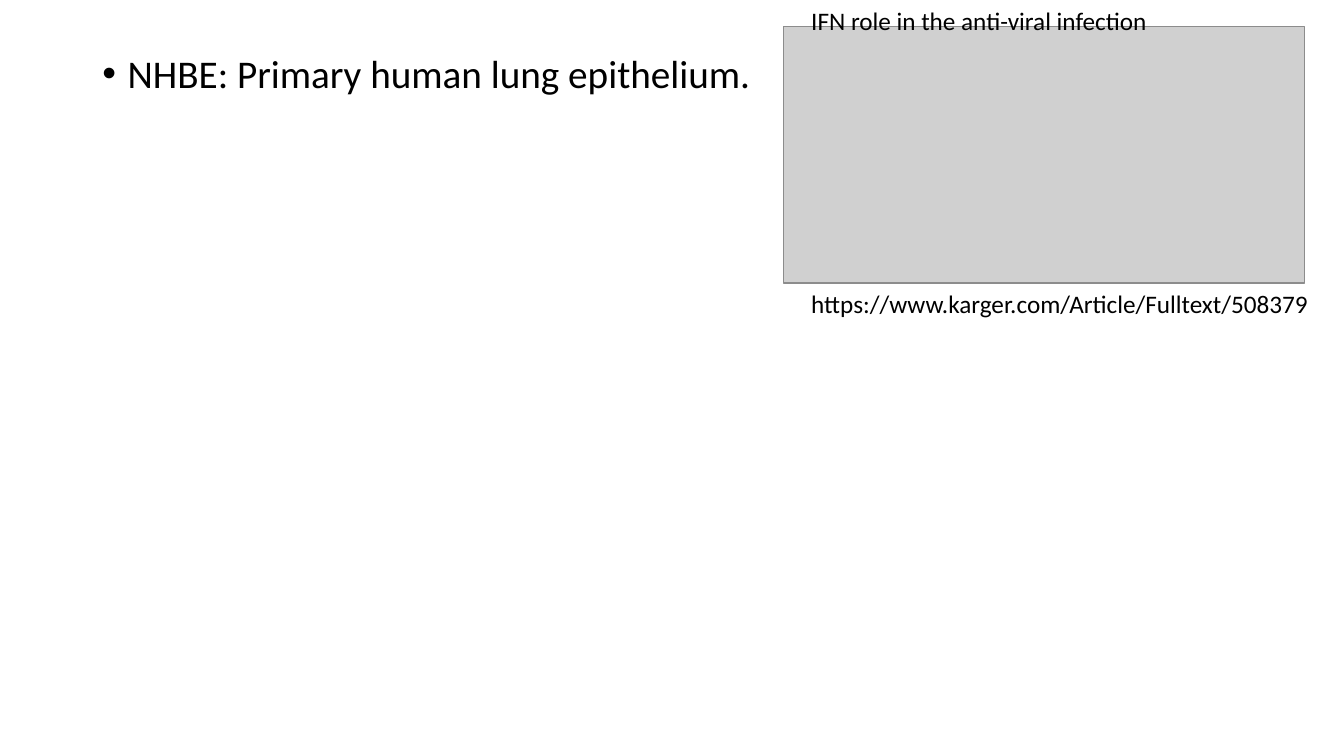
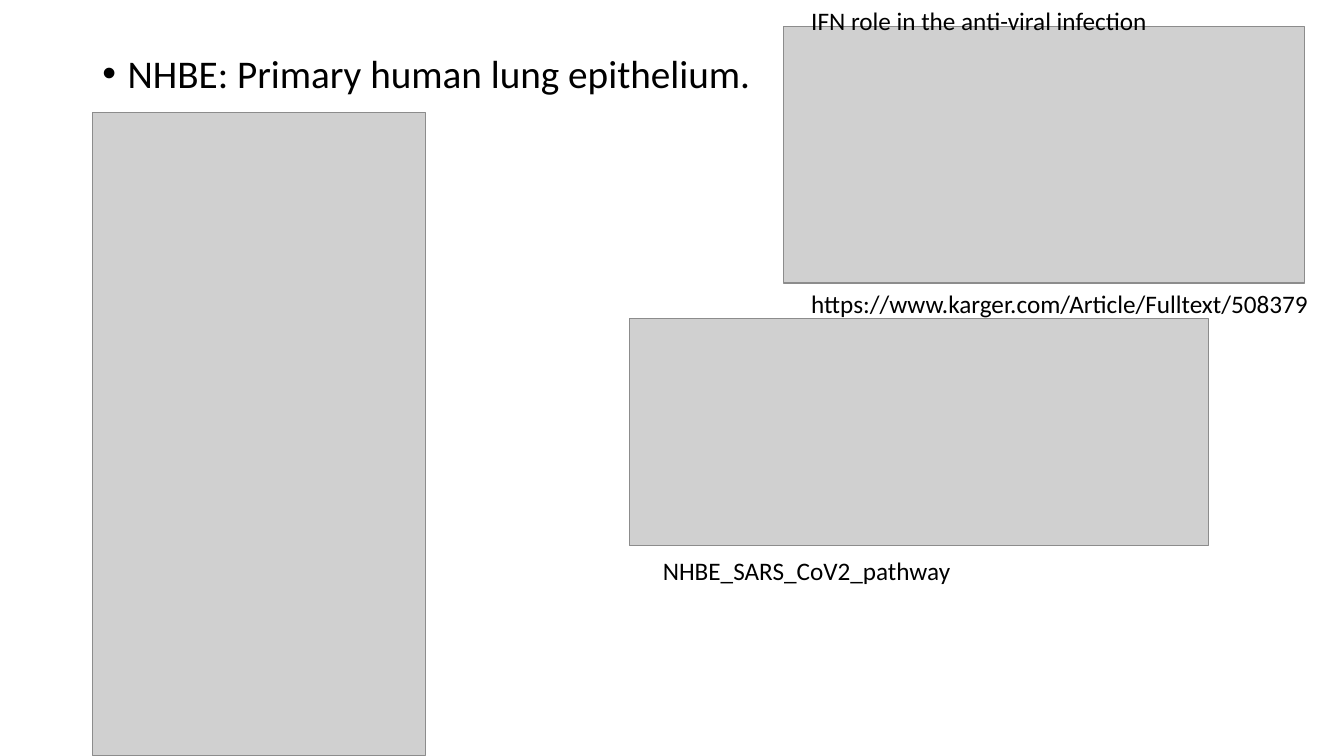
Before and after one commit to zongyue1010/pager-cov_application, a slide deck: slide 2 of Literature/COVID_slides.pptx. Drawn at 1344x756 pixels with LibreOffice and Linux fonts; fonts in the diff are those of the drawing; grey boxes stand for pictures. Boxes give left, top, right and bottom in pixels: in the first picture for what was removed or moved away, otherwise in the second. Text is boxed around its words. In the diff, an @@ line names an element or a change of style, - is before the commit and + after.

```diff
--- a/Literature/COVID_slides.pptx
+++ b/Literature/COVID_slides.pptx
@@ picture added at (x1=93, y1=113, x2=425, y2=756) @@
@@ picture added at (x1=629, y1=319, x2=1209, y2=546) @@
@@ text added at (x1=663, y1=562, x2=950, y2=584), 18 pt, text #000000 @@
+NHBE_SARS_CoV2_pathway
```
Also in this commit, not shown: 3 other files.
